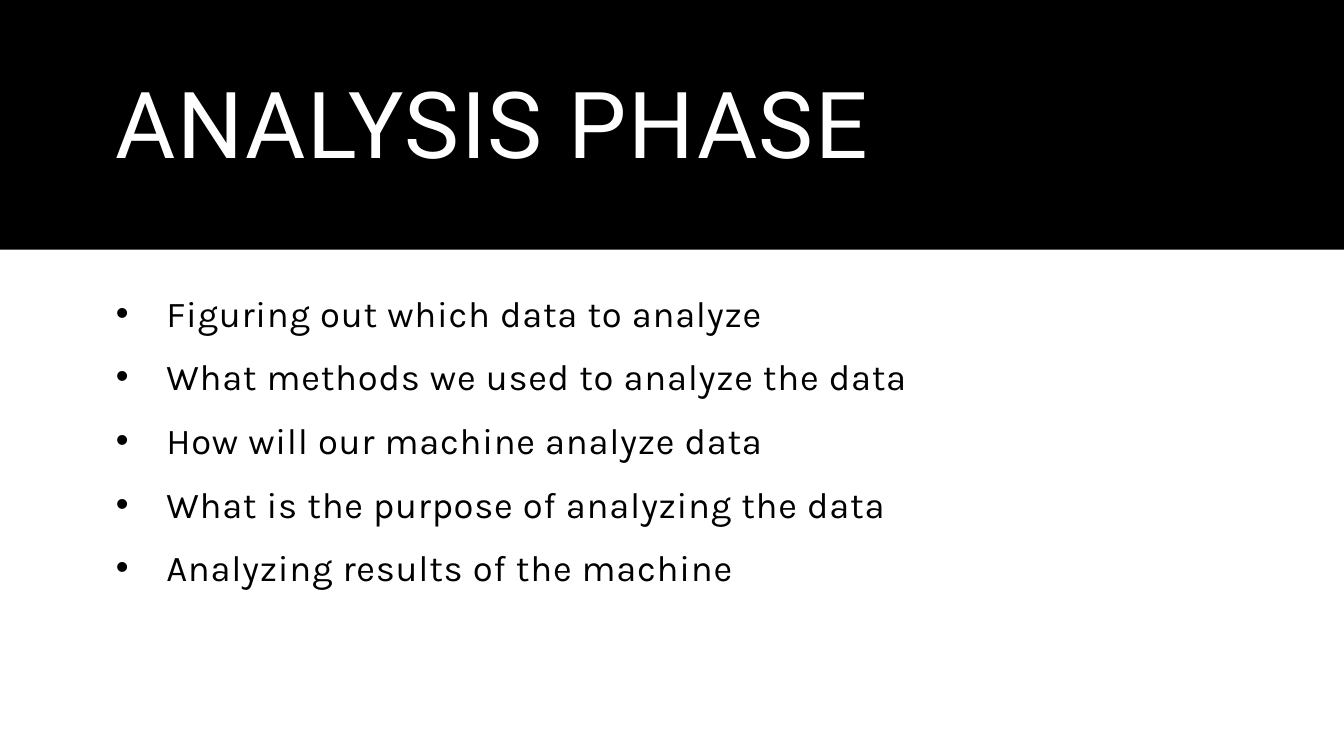
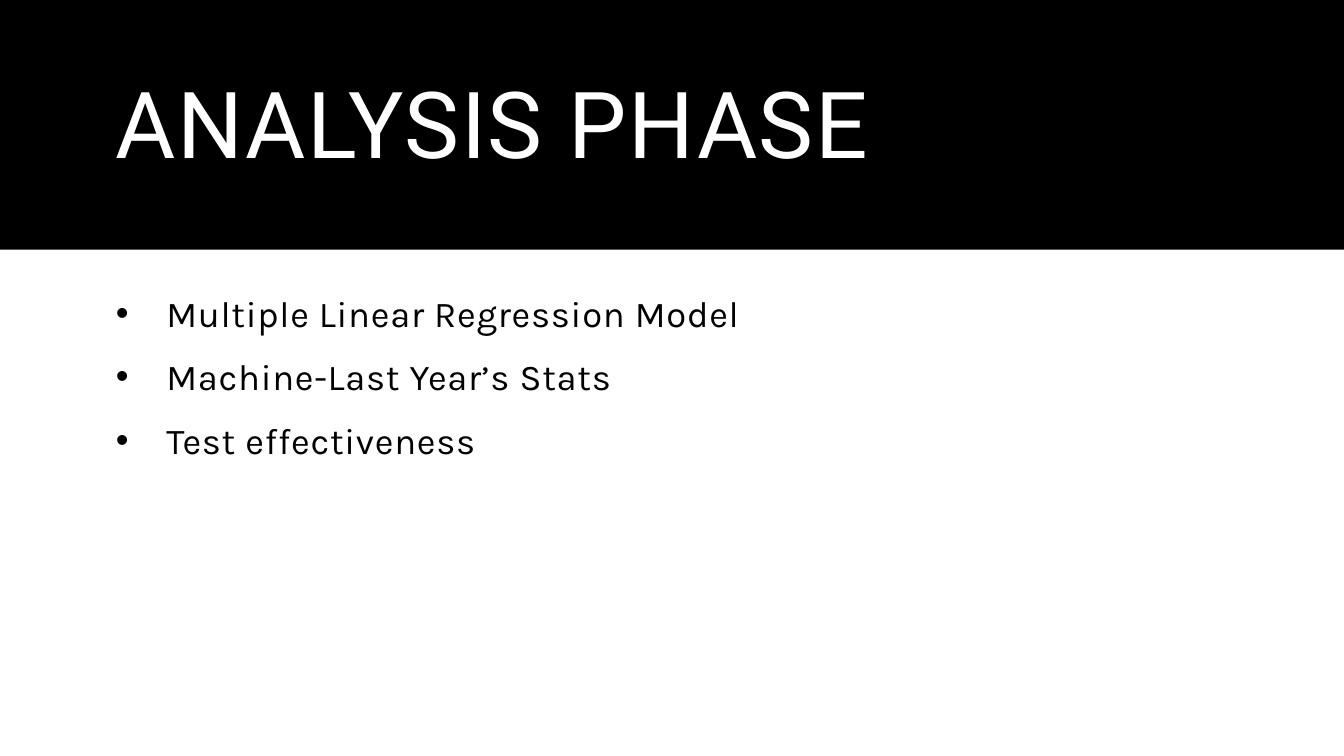
Before and after one commit to sbull32/team_cautious_waffle, a slide deck: slide 7 of Resources/Final.Presentation.pptx. Drawn at 1344x756 pixels with LibreOffice and Linux fonts; fonts in the diff are those of the drawing. Boxes give left, top, right and bottom in pixels: in the first picture for what was removed or moved away, otherwise in the second. Text is boxed around its words. In the diff, an @@ line names an element or a change of style, - is before the commit and + after.

Commit message:
Analysis updated

```diff
--- a/Resources/Final.Presentation.pptx
+++ b/Resources/Final.Presentation.pptx
@@ text at (166, 302, 739, 455): text changed @@
-• Figuring out which data to analyze
-• What methods we used to analyze the data
-• How will our machine analyze data
-• What is the purpose of analyzing the data
-• Analyzing results of the machine
+• Multiple Linear Regression Model
+• Machine-Last Year’s Stats
+• Test effectiveness
```
